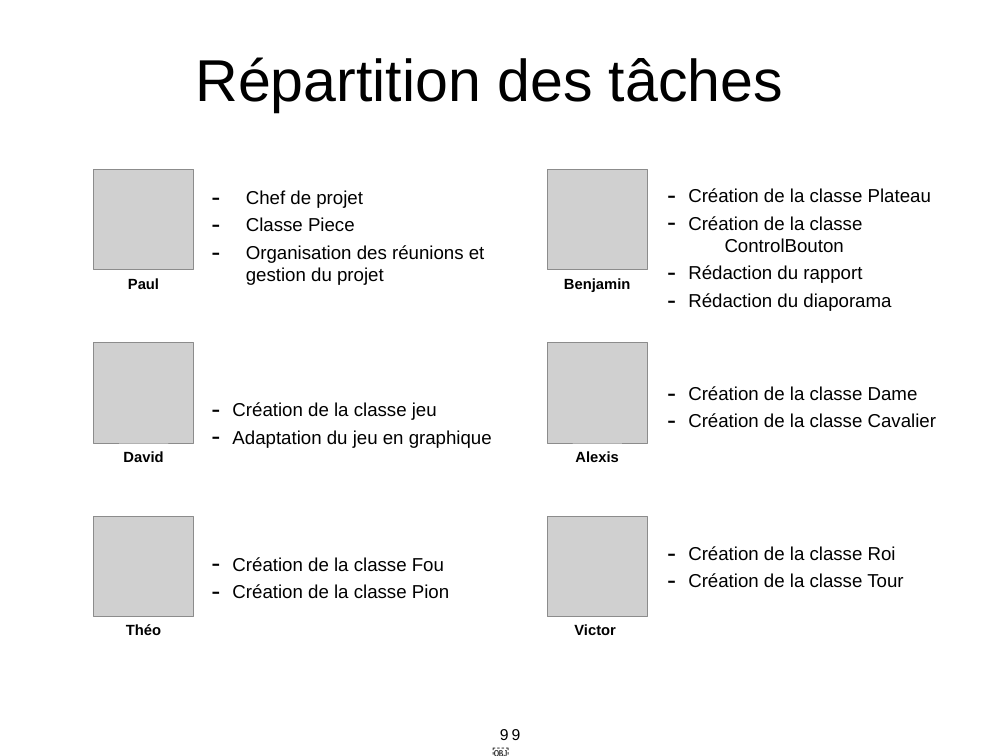
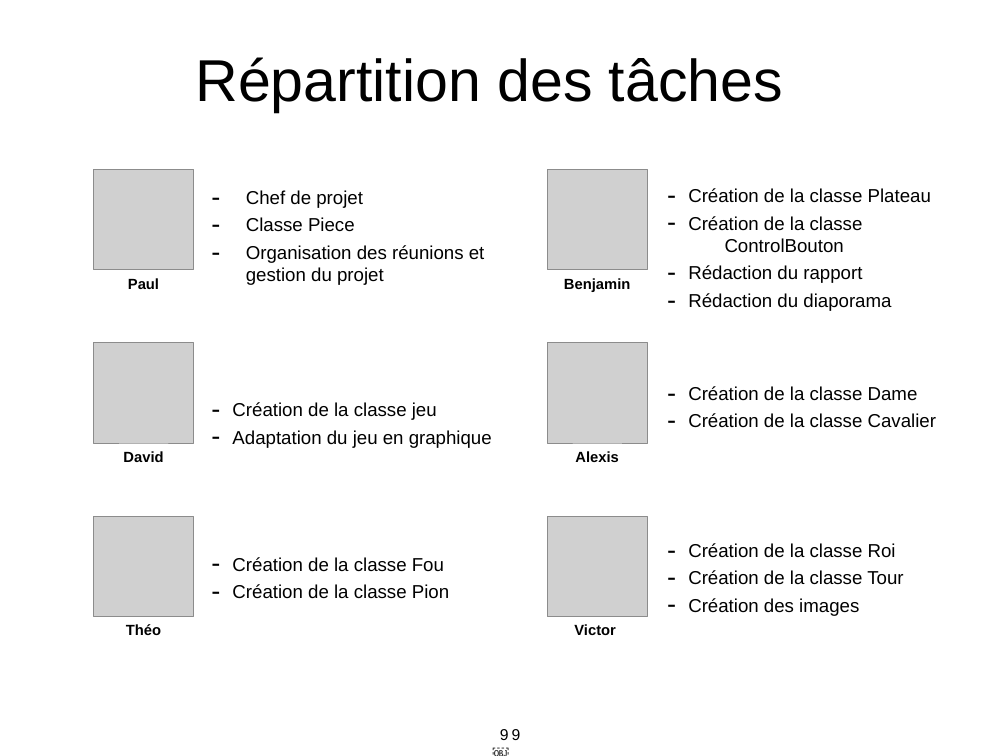
Before and after one commit to skwalala/jeu-d-echec, a slide deck: slide 9 of doc/diapo pour les bouseux.pptx. Drawn at 1008x756 pixels with LibreOffice and Linux fonts; fonts in the diff are those of the drawing; grey boxes stand for pictures. Boxes give left, top, right and bottom in pixels: in the first picture for what was removed or moved away, otherwise in the second. Text is boxed around its words. In the diff, an @@ line names an element or a change of style, - is before the commit and + after.

```diff
--- a/doc/diapo pour les bouseux.pptx
+++ b/doc/diapo pour les bouseux.pptx
@@ text at (688, 598, 859, 616): paragraph added @@
+– Création des images
```
Also in this commit, not shown: 1 other slide changed, 3 other files.
